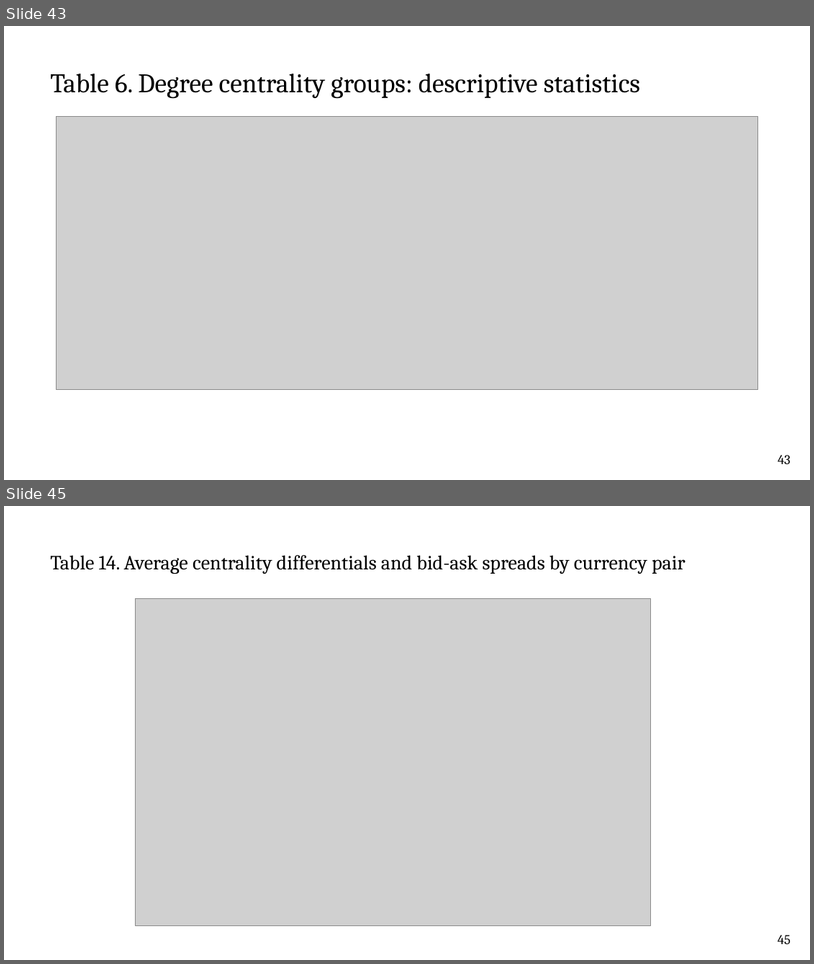
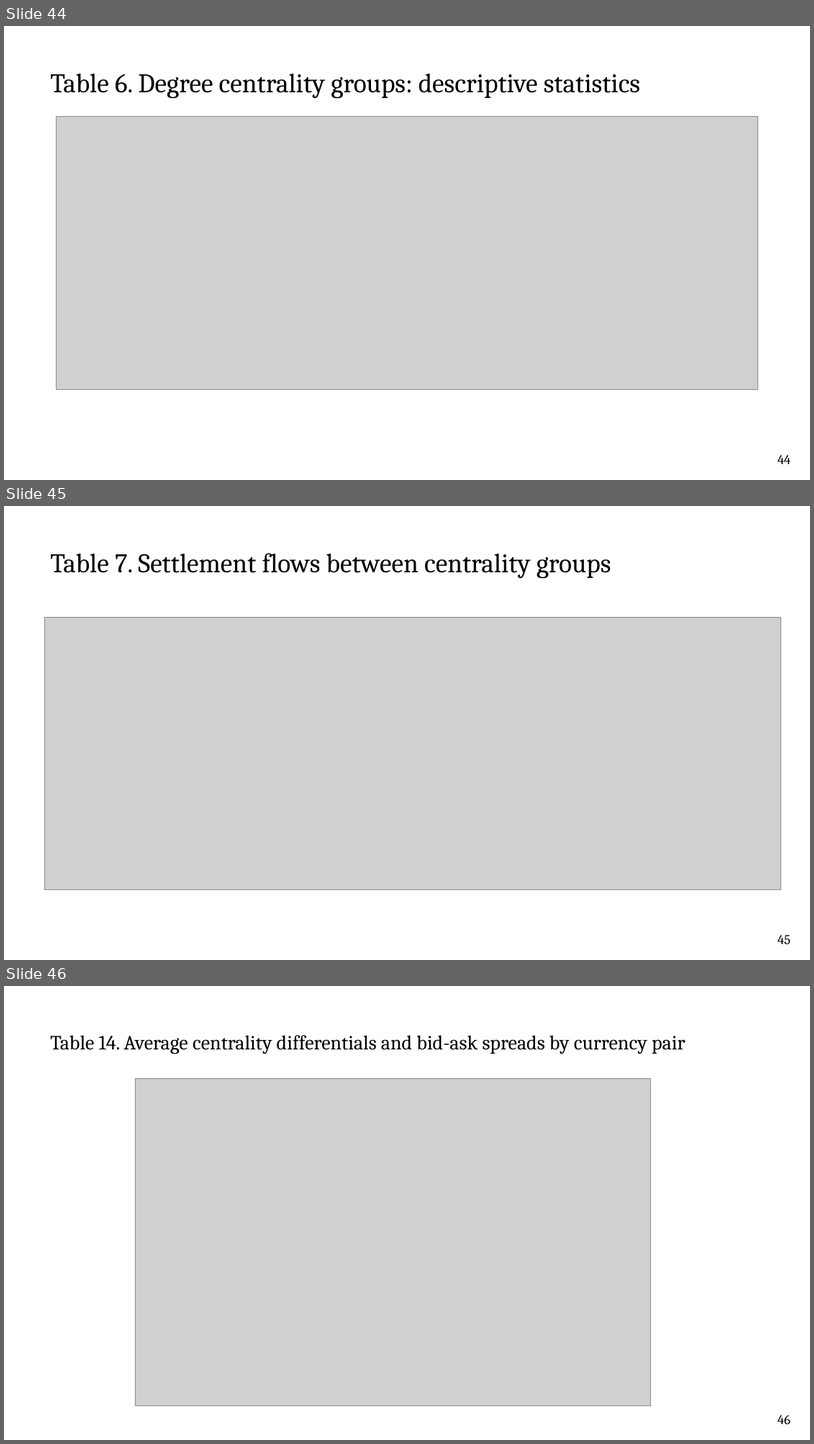
Before and after one commit to cpfiffer/microstructure.exchange, a slide deck: slides/Hasbrouck-Levich Network Microstructure Workshop.pptx. Shown one above the other, each under a label of ours: slides 43 and 45 before the commit, slides 44, 45 and 46 after it; the slides between them are not shown. The pictures are 814x964 and 814x1444 pixels, drawn with LibreOffice and Linux fonts; fonts in the diff are those of the drawing; grey boxes stand for pictures. Boxes give left, top, right and bottom in pixels: in the first picture for what was removed or moved away, otherwise in the second. Text is boxed around its words. In the diff, an @@ line names an element or a change of style, - is before the commit and + after.

```diff
--- a/slides/Hasbrouck-Levich Network Microstructure Workshop.pptx
+++ b/slides/Hasbrouck-Levich Network Microstructure Workshop.pptx
@@ slide 45 added at (x1=4, y1=506, x2=810, y2=960), background #FFFFFF @@
@@ title added at (x1=50, y1=553, x2=612, y2=579), 32 pt, text #000000 @@
+Table 7. Settlement flows between centrality groups
@@ picture added at (x1=44, y1=617, x2=782, y2=889) @@
@@ page number added at (x1=778, y1=934, x2=791, y2=944), 16 pt, text #000000 @@
+45
@@ what was slide 43 is now slide 44 @@
@@ page number at (x1=778, y1=454, x2=791, y2=464): text changed @@
-43
+44
@@ what was slide 45 is now slide 46 @@
@@ page number at (x1=778, y1=1414, x2=791, y2=1424): text changed @@
-45
+46
```
Also in this commit, not shown: 5 slides changed.
